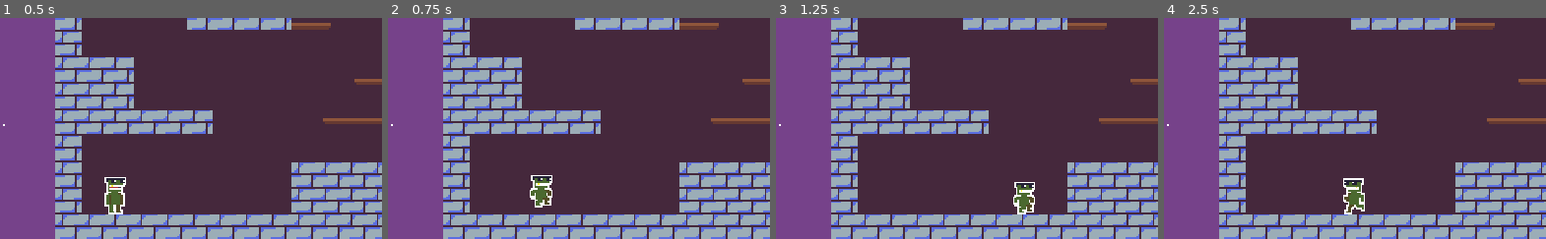
Above: before the commit, frames 1-4 (left to right).
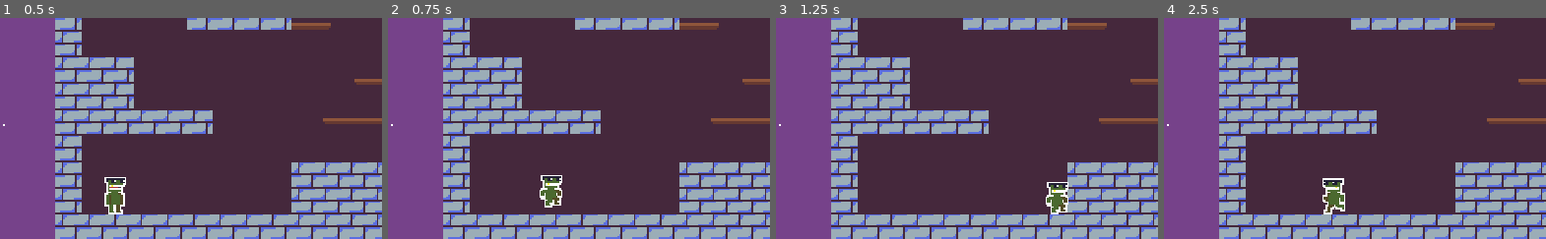
Above: after the commit, the same moments.

Repository: rthurmed/TorreDoAcrobata
Game: Godot game, scene res://src/World.tscn
Two runs of this game, one before a commit and one after it. Both use one fixed random seed, a clock stepped at 60 frames per second and the inputs below.
Inputs:
- Up to frame 1 (0.5 s): no input
- Up to frame 2 (0.75 s): tap Enter at 0.5 s; hold Right (ui_right) from 0.53 s (still down); tap Z (jump) at 0.6 s
- Up to frame 3 (1.25 s): keep holding Right (ui_right); tap Z (jump) at 0.77, 1.07 s
- Up to frame 4 (2.5 s): tap Z (jump) at 1.35, 1.52, 1.82, 2.1 s; release Right (ui_right) at 2.03 s; hold Left (ui_left) from 2.03 s (still down)
The pictures show only the part of the screen within x 18-68%, y 50-100%; the shares and areas given below are measured in that part.

Frame 1 is identical in both runs. In frame 2, 1.0% of the frame differs, in the area x 37-46%, y 71-86%; in frame 3, 1.5%; in frame 4, 1.5%, in the area x 41-53%, y 72-89%.

Commit message:
Implemented wall jump

Diff:
--- a/src/Player.gd
+++ b/src/Player.gd
@@ -3,44 +3,64 @@
 const SPEED = 10000
 const SPEED_ON_AIR = 8000
 const GRAVITY = 200
+const GRAVITY_SLIDE = 50
 const JUMP_POWER = -300
 
 var movement = Vector2()
 var velocity = Vector2()
 
-var walking = false
+var moving = false
 var is_onground = false
 var is_onceiling = false
 var is_starting_jump = false
 var is_holding_jump = false
+var is_able_to_jump = false
+
+var is_hability_walljump_enabled = true
+
+var is_onwall = false
+var wall_direction = 0
+var is_wall_sliding = false
 
 func _physics_process(delta):
 	is_onground = is_on_floor()
 	is_onceiling = is_on_ceiling()
 
+	is_able_to_jump = is_onground
+
+	if is_hability_walljump_enabled:
+		is_able_to_jump = is_onground or is_wall_sliding
+
 	process_input(delta)
 	process_movement(delta)
 	process_animation(delta)
 
-func process_input(delta):
-	walking = Input.is_action_pressed("ui_left") or Input.is_action_pressed("ui_right")
+func process_input(_delta):
+	moving = Input.is_action_pressed("ui_left") or Input.is_action_pressed("ui_right")
+
+	# movement.x = Input.get_action_strength("ui_right") - Input.get_action_strength("ui_left")
+
+	movement.x = lerp(movement.x, 0.0, 0.2)
 
 	if Input.is_action_pressed("ui_left"):
 		movement.x = -1
 	if Input.is_action_pressed("ui_right"):
 		movement.x = 1
 
-	if Input.is_action_just_pressed("jump") and is_onground:
+	if Input.is_action_just_pressed("jump") and is_able_to_jump:
 		is_starting_jump = true
 		is_holding_jump = true
 
 	if Input.is_action_just_released("jump"):
 		is_holding_jump = false
 
-	movement.x = lerp(movement.x, 0.0, 0.2)
-
 func process_movement(delta):
 	var speed = SPEED if is_onground else SPEED_ON_AIR
+
+	# 2 raycasts so the player cant slide on 1 block tall walls
+	is_onwall = $RayCastWall1.is_colliding() and $RayCastWall2.is_colliding()
+	wall_direction = $RayCastWall1.get_collision_normal().x
+	is_wall_sliding = is_hability_walljump_enabled and is_onwall and not is_onground and movement.x == wall_direction * -1
 
 	# Horizontal movement
 	velocity.x = movement.x * delta * speed
@@ -49,7 +69,7 @@
 	if is_onceiling:
 		is_holding_jump = false
 
-	if is_onground and is_starting_jump:
+	if is_able_to_jump and is_starting_jump:
 		$JumpMaxHoldTimer.start()
 		is_starting_jump = false
 		velocity.y = JUMP_POWER
@@ -57,22 +77,37 @@
 	if not is_onground:
 		if is_holding_jump:
 			velocity.y = lerp(velocity.y, 0, 5 * delta)
+		elif is_wall_sliding:
+			velocity.y = GRAVITY_SLIDE
 		else:
 			velocity.y = GRAVITY
 
+	# warning-ignore:return_value_discarded
 	move_and_slide(velocity, Vector2(0, -1))
 
-func process_animation(delta):
+	if moving:
+		$RayCastWall1.scale.x = movement.x
+		$RayCastWall2.scale.x = movement.x
+
+func process_animation(_delta):
+	var animate = "default"
+
 	if is_holding_jump:
-		$AnimatedSprite.play("jump")
+		animate = "jump"
+	elif is_wall_sliding:
+		animate = "slide"
 	elif not is_onground:
-		$AnimatedSprite.play("fall")
-	elif walking:
-		$AnimatedSprite.play("walk")
-	else:
-		$AnimatedSprite.play("default")
+		animate = "fall"
+	elif moving:
+		animate = "walk"
 
-	$AnimatedSprite.flip_h = velocity.x < 0
+	if animate != "default":
+		$AnimatedSprite.flip_h = movement.x < 0
+
+	if animate == "slide":
+		$AnimatedSprite.flip_h = not $AnimatedSprite.flip_h
+
+	$AnimatedSprite.play(animate)
 
 func _on_JumpMaxHoldTimer_timeout():
 	is_holding_jump = false
--- a/src/Player.tscn
+++ b/src/Player.tscn
@@ -3,79 +3,89 @@
 [ext_resource path="res://assets/acrobata-Sheet.png" type="Texture" id=1]
 [ext_resource path="res://src/Player.gd" type="Script" id=2]
 
-[sub_resource type="AtlasTexture" id=9]
+[sub_resource type="AtlasTexture" id=1]
 atlas = ExtResource( 1 )
 region = Rect2( 112, 0, 16, 24 )
 
-[sub_resource type="AtlasTexture" id=1]
+[sub_resource type="AtlasTexture" id=2]
 atlas = ExtResource( 1 )
 region = Rect2( 0, 0, 16, 24 )
 
-[sub_resource type="AtlasTexture" id=7]
+[sub_resource type="AtlasTexture" id=3]
 atlas = ExtResource( 1 )
 region = Rect2( 80, 0, 16, 24 )
 
-[sub_resource type="AtlasTexture" id=8]
+[sub_resource type="AtlasTexture" id=4]
 atlas = ExtResource( 1 )
 region = Rect2( 96, 0, 16, 24 )
 
-[sub_resource type="AtlasTexture" id=3]
+[sub_resource type="AtlasTexture" id=5]
 atlas = ExtResource( 1 )
 region = Rect2( 16, 0, 16, 24 )
 
-[sub_resource type="AtlasTexture" id=4]
+[sub_resource type="AtlasTexture" id=6]
 atlas = ExtResource( 1 )
 region = Rect2( 32, 0, 16, 24 )
 
-[sub_resource type="AtlasTexture" id=5]
+[sub_resource type="AtlasTexture" id=7]
 atlas = ExtResource( 1 )
 region = Rect2( 48, 0, 16, 24 )
 
-[sub_resource type="AtlasTexture" id=6]
+[sub_resource type="AtlasTexture" id=8]
 atlas = ExtResource( 1 )
 region = Rect2( 64, 0, 16, 24 )
 
-[sub_resource type="SpriteFrames" id=2]
+[sub_resource type="SpriteFrames" id=9]
 animations = [ {
-"frames": [ SubResource( 9 ) ],
+"frames": [ SubResource( 1 ) ],
 "loop": true,
 "name": "slide",
 "speed": 5.0
 }, {
-"frames": [ SubResource( 1 ) ],
+"frames": [ SubResource( 2 ) ],
 "loop": true,
 "name": "default",
 "speed": 5.0
 }, {
-"frames": [ SubResource( 7 ) ],
+"frames": [ SubResource( 3 ) ],
 "loop": true,
 "name": "jump",
 "speed": 5.0
 }, {
-"frames": [ SubResource( 8 ) ],
+"frames": [ SubResource( 4 ) ],
 "loop": true,
 "name": "fall",
 "speed": 5.0
 }, {
-"frames": [ SubResource( 3 ), SubResource( 4 ), SubResource( 5 ), SubResource( 6 ) ],
+"frames": [ SubResource( 5 ), SubResource( 6 ), SubResource( 7 ), SubResource( 8 ) ],
 "loop": true,
 "name": "walk",
 "speed": 10.0
 } ]
 
 [sub_resource type="RectangleShape2D" id=10]
-extents = Vector2( 6, 10 )
+extents = Vector2( 5.5, 10.5 )
 
 [node name="KinematicBody2D" type="KinematicBody2D"]
 script = ExtResource( 2 )
 
 [node name="AnimatedSprite" type="AnimatedSprite" parent="."]
-frames = SubResource( 2 )
+frames = SubResource( 9 )
 playing = true
 
 [node name="CollisionShape2D" type="CollisionShape2D" parent="."]
-position = Vector2( 0, 1.01216 )
+position = Vector2( 0, 0.5 )
 shape = SubResource( 10 )
+
+[node name="RayCastWall1" type="RayCast2D" parent="."]
+position = Vector2( 0, -7.00945 )
+enabled = true
+cast_to = Vector2( 8, 0 )
+
+[node name="RayCastWall2" type="RayCast2D" parent="."]
+position = Vector2( 0, 8.99101 )
+enabled = true
+cast_to = Vector2( 8, 0 )
 
 [node name="JumpMaxHoldTimer" type="Timer" parent="."]
 wait_time = 0.4
Binary file changed: assets/acrobata-Sheet.png
Not shown: 4 places in src/World.tscn that only renumber resources
